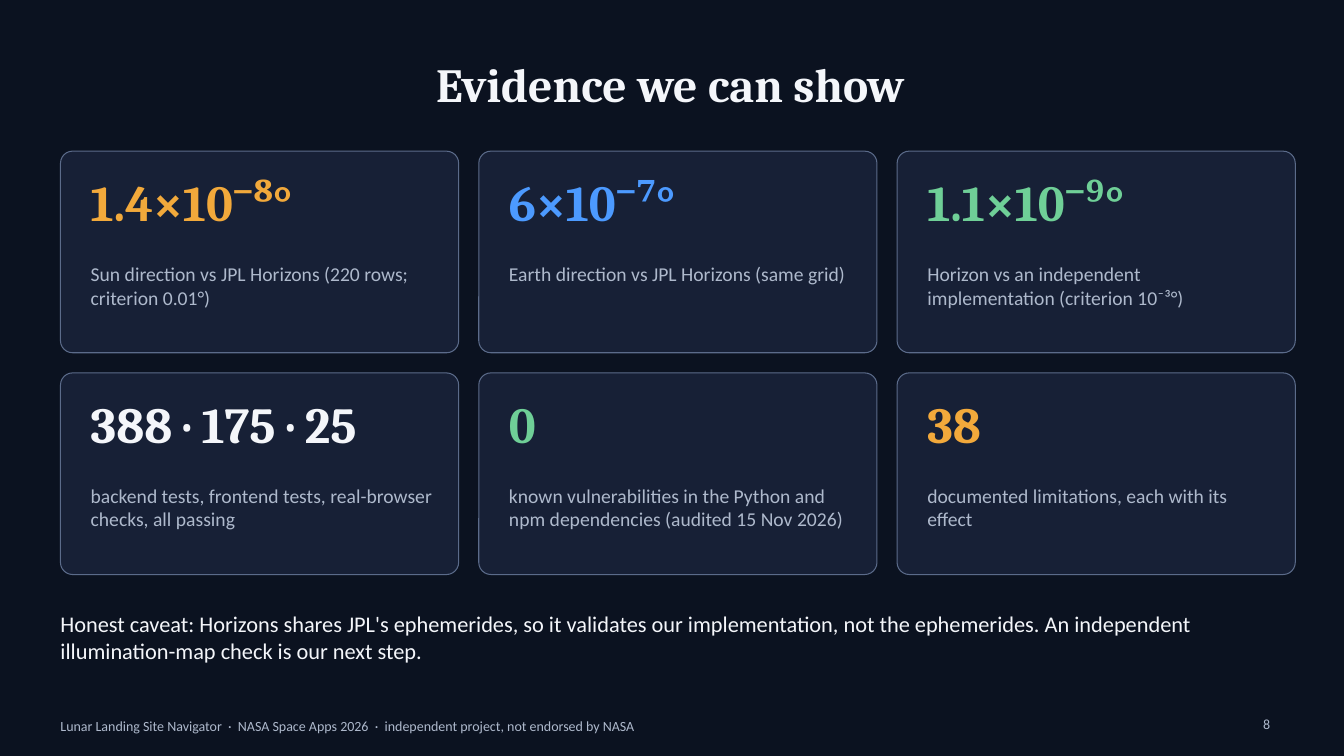
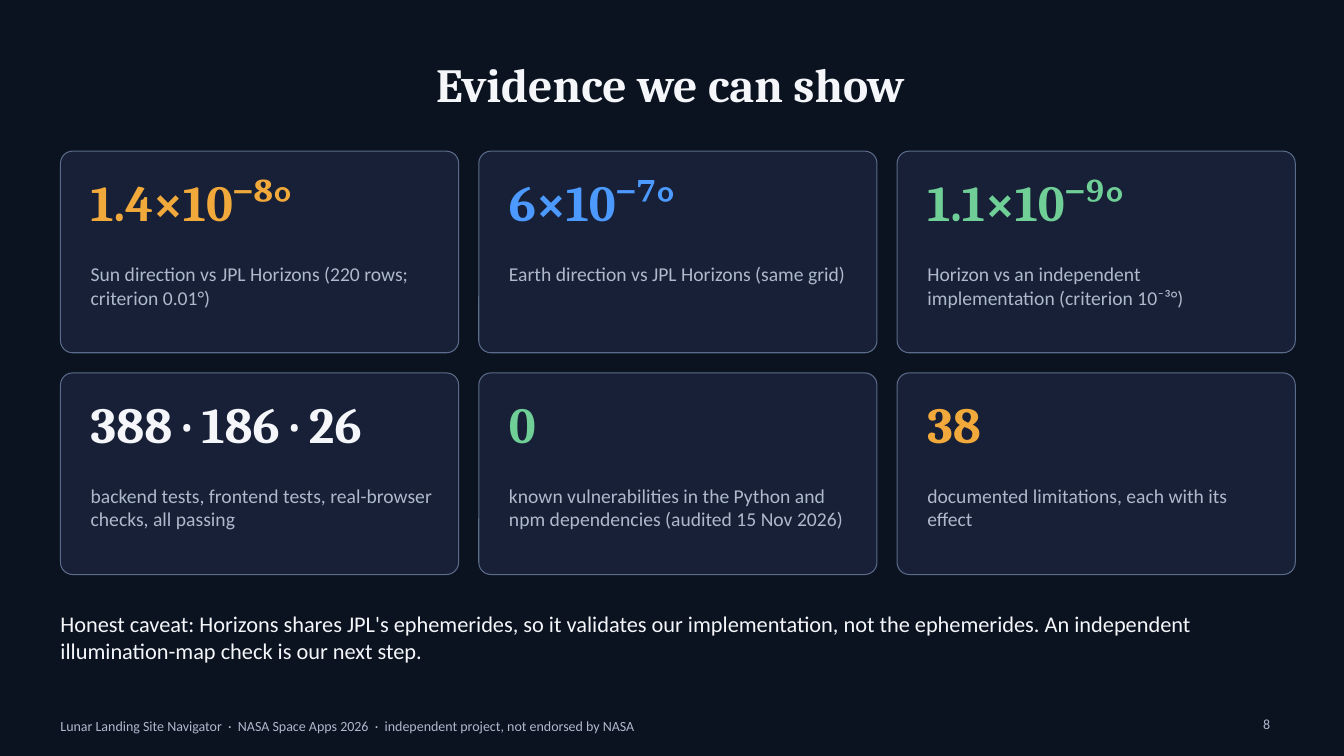
Before and after one commit to Dhinu-2001/NASA-Space-Apps-2026, a slide deck: slide 8 of docs/stage11/presentation/Lunar_Landing_Site_Navigator.pptx. Drawn at 1344x756 pixels with LibreOffice and Linux fonts; fonts in the diff are those of the drawing. Boxes give left, top, right and bottom in pixels: in the first picture for what was removed or moved away, otherwise in the second. Text is boxed around its words. In the diff, an @@ line names an element or a change of style, - is before the commit and + after.

```diff
--- a/docs/stage11/presentation/Lunar_Landing_Site_Navigator.pptx
+++ b/docs/stage11/presentation/Lunar_Landing_Site_Navigator.pptx
@@ text at (x1=91, y1=408, x2=362, y2=444): text changed @@
-388 · 175 · 25
+388 · 186 · 26
```
Also in this commit, not shown: 2 other slides changed, 18 other files.
